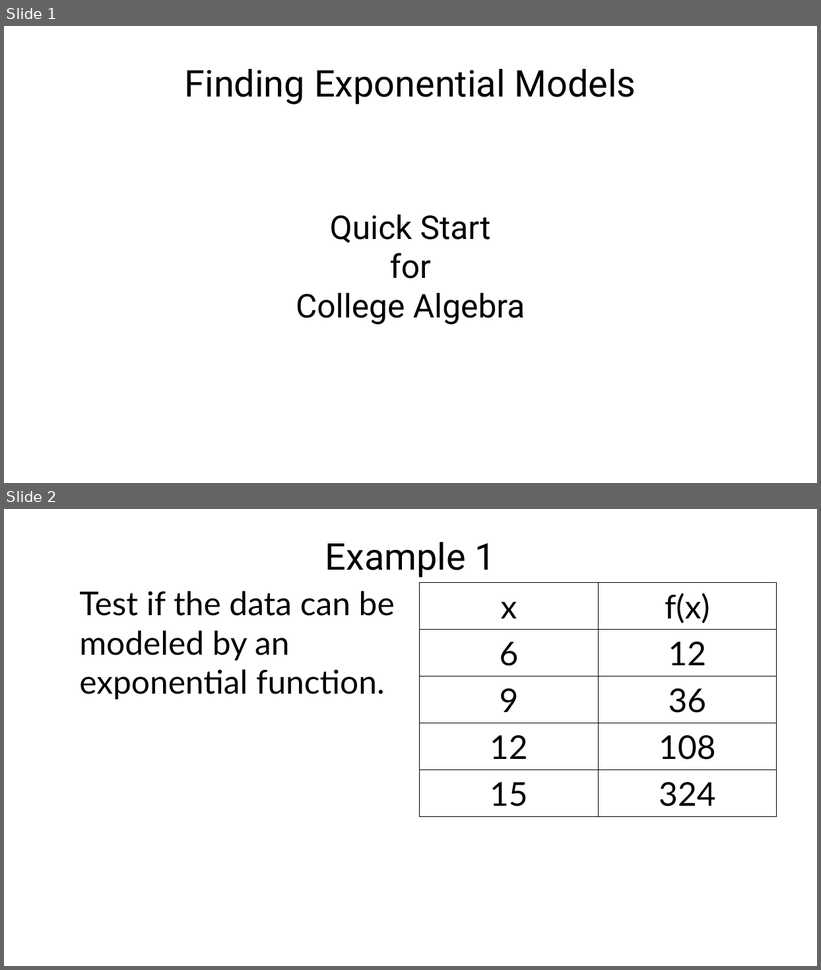
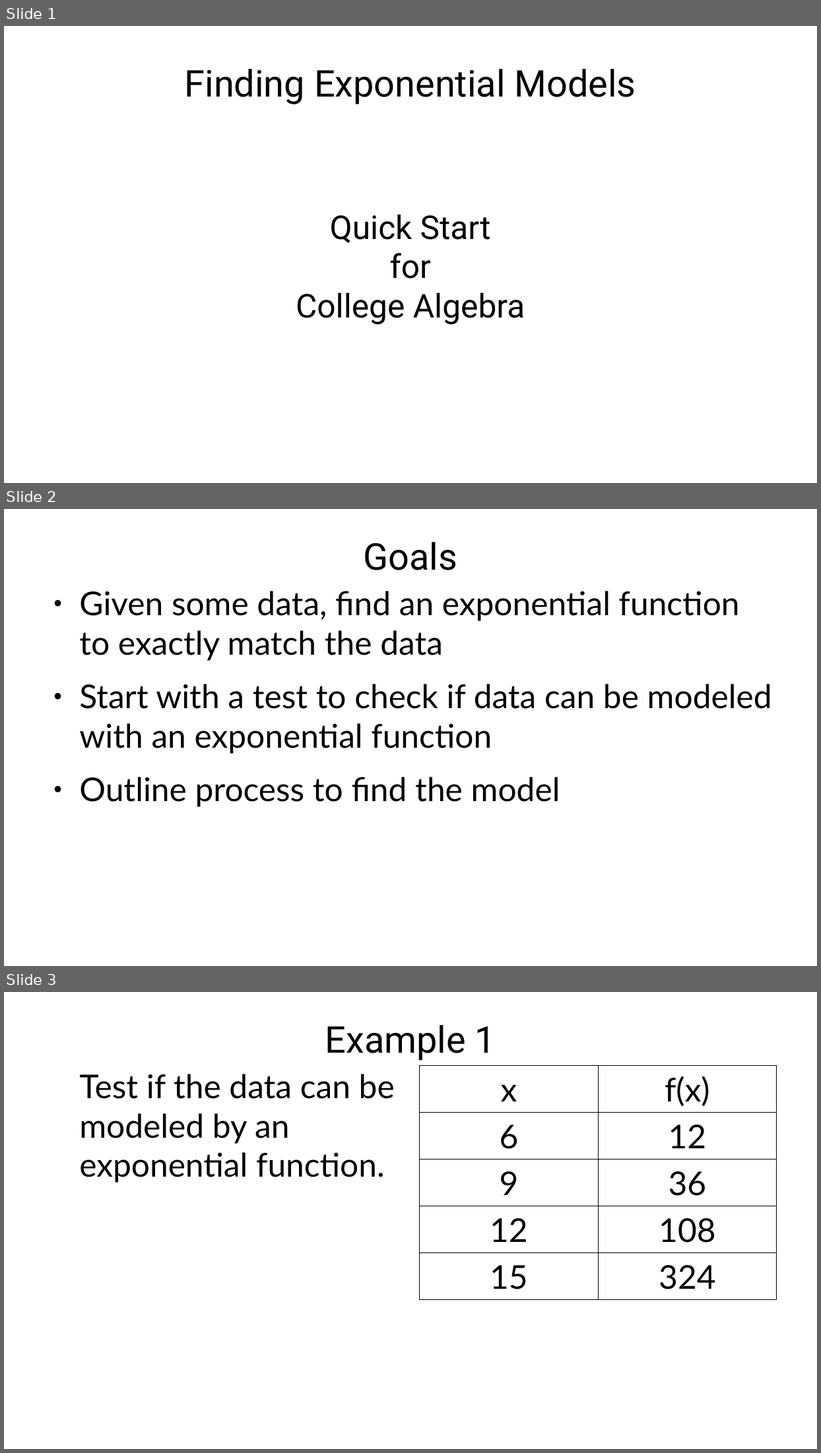
Before and after one commit to Prof-Sears/prof-sears.github.io, a slide deck: video_files/backgrounds/finding_exponential_models-backgrounds.odp. Shown one above the other, each under a label of ours: slides 1 and 2 before the commit, slides 1, 2 and 3 after it. The pictures are 821x970 and 821x1453 pixels, drawn with LibreOffice and Linux fonts; fonts in the diff are those of the drawing. Boxes give left, top, right and bottom in pixels: in the first picture for what was removed or moved away, otherwise in the second. Text is boxed around its words. In the diff, an @@ line names an element or a change of style, - is before the commit and + after.

```diff
--- a/video_files/backgrounds/finding_exponential_models-backgrounds.odp
+++ b/video_files/backgrounds/finding_exponential_models-backgrounds.odp
@@ slide 2 added at <box>4,509,817,966</box>, background #FFFFFF @@
@@ title added at <box>364,542,458,570</box>, 36 pt, text #000000 @@
+Goals
@@ text added at <box>79,591,772,807</box>, 32 pt, text #000000 @@
+● Given some data, find an exponential function to exactly match the data
+● Start with a test to check if data can be modeled with an exponential function
+● Outline process to find the model
@@ what was slide 2 is now slide 3 @@
```
